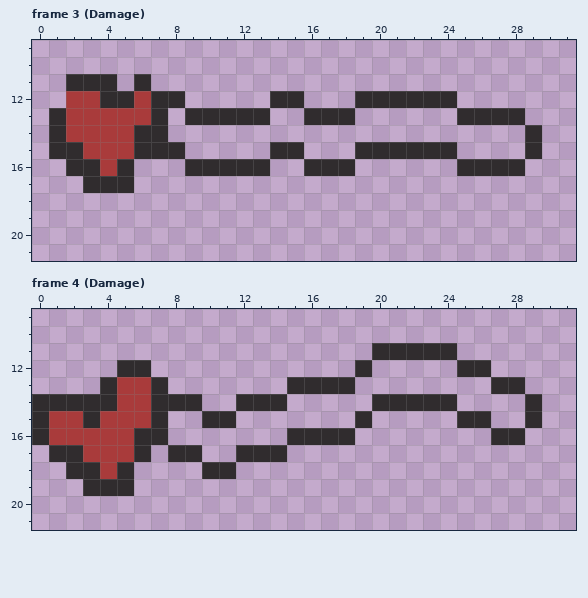
Pixel-art file -- Assets/Sprites/Player/Hp_bar.aseprite. Above, as it was before the edit.
32x32 pixels, 6 frames. Shown: frame 3 (Damage): x 0..31, y 9..21; frame 4 (Damage): x 0..31, y 9..21. The commit also changed other frames, which this record leaves out.
And afterwards:
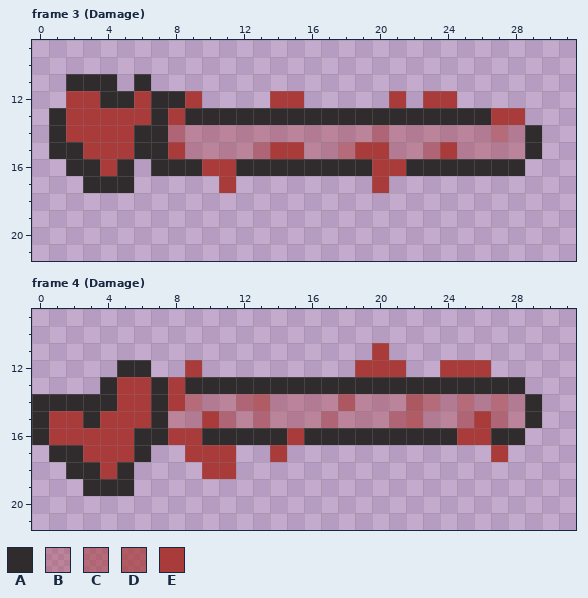
Palette (. is transparent): A #302c2e  B #a93b3b57  C #a93b3b90  D #a93b3bb6  E #a93b3b
What changed:
Frame 3 (Damage):
y 12: x 9 . -> E; x 14..15 AA -> EE; x 19..24 AAAAAA -> ..E.EE
y 13: x 8 . -> E; x 14..15 .. -> AA; x 19..24 ...... -> AAAAAA; x 27..28 AA -> EE
y 14: x 8..28 ..................... -> CBBBBBBBBBBBCBBBBBBCB
y 15: x 8..28 A.....AA...AAAAAA.... -> EBBBBCEEBBCEEBBCEBBBB
y 16: x 7..8 .. -> AA; x 10..11 AA -> EE; x 14..15 .. -> AA; x 19..24 ...... -> AEEAAA
y 17: x 11 . -> E; x 20 . -> E
Frame 4 (Damage):
y 11: x 20..24 AAAAA -> E....
y 12: x 9 . -> E; x 19..21 A.. -> EEE; x 24..26 .AA -> EEE
y 13: x 8..14 ....... -> EAAAAAA; x 19..26 ........ -> AAAAAAAA
y 14: x 8..28 AA..AAA.....AAAAA.... -> ECBBCDBBBBDBBBDCBCBCB
y 15: x 8..28 ..AA.......A.....AA.. -> BBECBCBBBCBBBCDBBCECB
y 16: x 8..15 .......A -> EEAAAAAE; x 19..26 ........ -> AAAAAAEE
y 17: x 8..14 AA..AAA -> .EEE..E; x 27 . -> E
y 18: x 10..11 AA -> EE
Changed places in both pictures, as pixel boxes (x1, y1, x2, y2):
changed: (151, 91, 525, 193)
changed: (168, 343, 525, 479)
